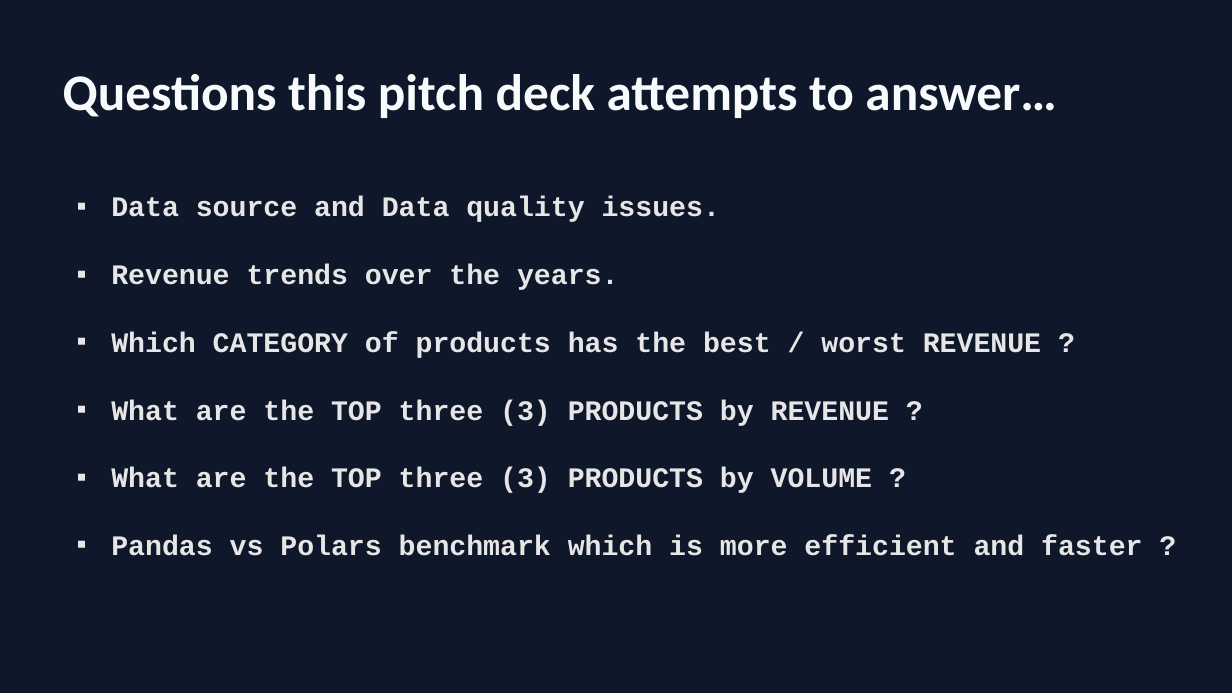
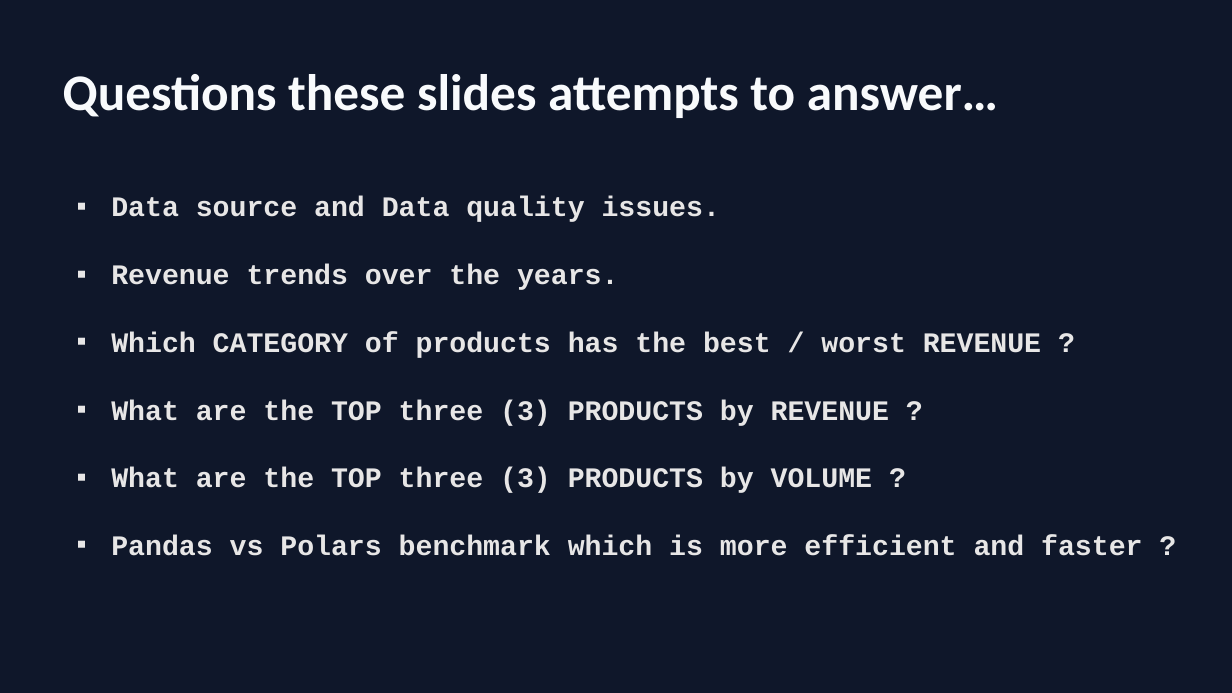
Before and after one commit to king-obobo/business-data-insights, a slide deck: slide 1 of candidate_2/slides/pitch_deck.pptx. Drawn at 1232x693 pixels with LibreOffice and Linux fonts; fonts in the diff are those of the drawing. Boxes give left, top, right and bottom in pixels: in the first picture for what was removed or moved away, otherwise in the second. Text is boxed around its words. In the diff, an @@ line names an element or a change of style, - is before the commit and + after.

```diff
--- a/candidate_2/slides/pitch_deck.pptx
+++ b/candidate_2/slides/pitch_deck.pptx
@@ text at (63, 74, 998, 118): text changed @@
-Questions this pitch deck attempts to answer…
+Questions these slides attempts to answer…
```
Also in this commit, not shown: 1 other slide changed, 1 slide added.
